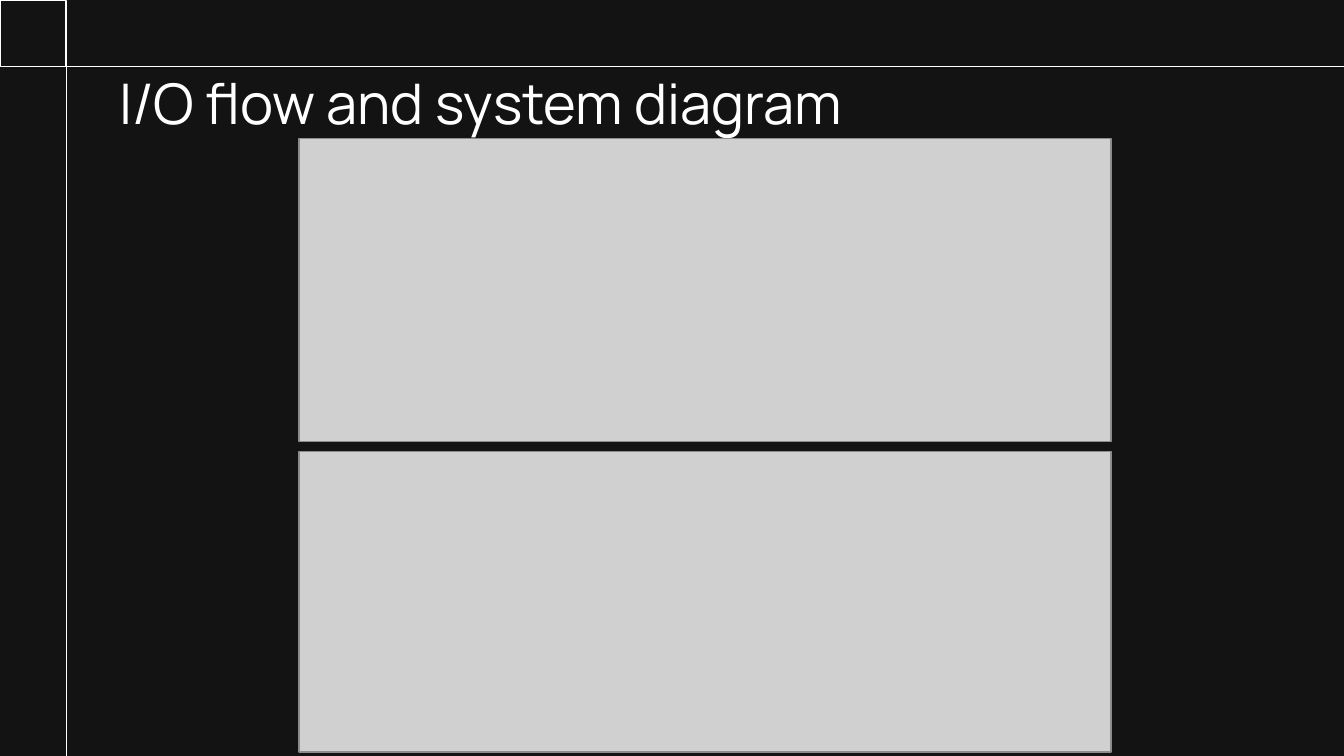
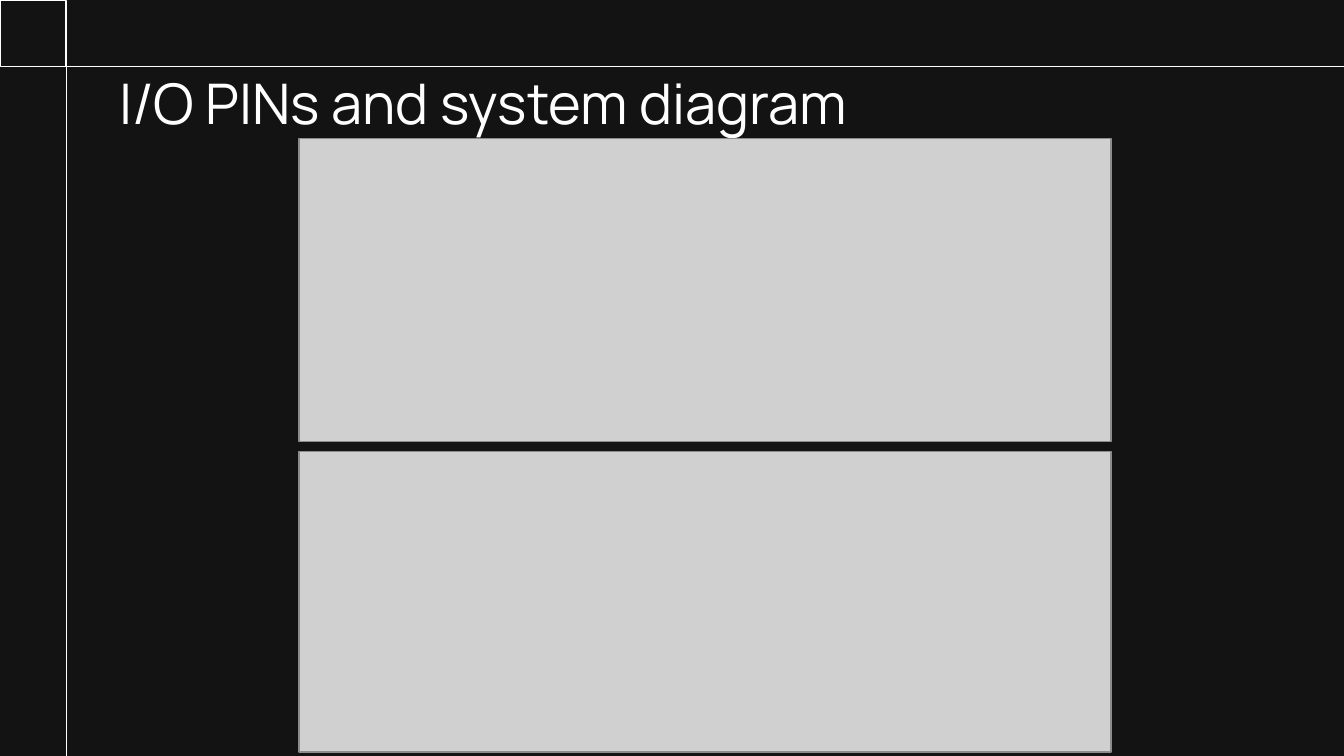
Before and after one commit to lacser/298A, a slide deck: slide 2 of docs/RSA_Encryptor_Proposal.pptx. Drawn at 1344x756 pixels with LibreOffice and Linux fonts; fonts in the diff are those of the drawing; grey boxes stand for pictures. Boxes give left, top, right and bottom in pixels: in the first picture for what was removed or moved away, otherwise in the second. Text is boxed around its words. In the diff, an @@ line names an element or a change of style, - is before the commit and + after.

```diff
--- a/docs/RSA_Encryptor_Proposal.pptx
+++ b/docs/RSA_Encryptor_Proposal.pptx
@@ title at [119, 83, 847, 139]: text changed @@
-I/O flow and system diagram
+I/O PINs and system diagram
```
Also in this commit, not shown: 2 other slides changed.
